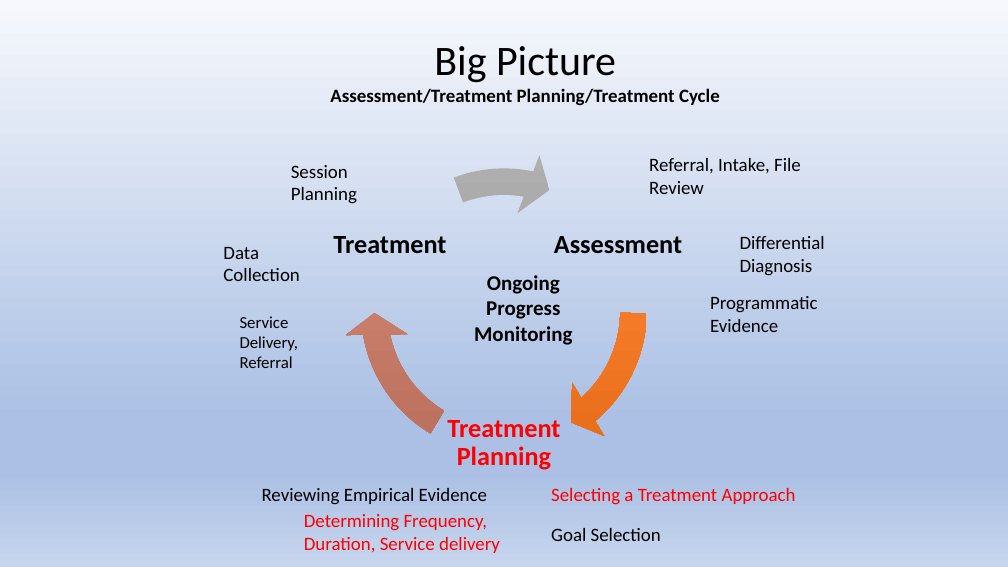
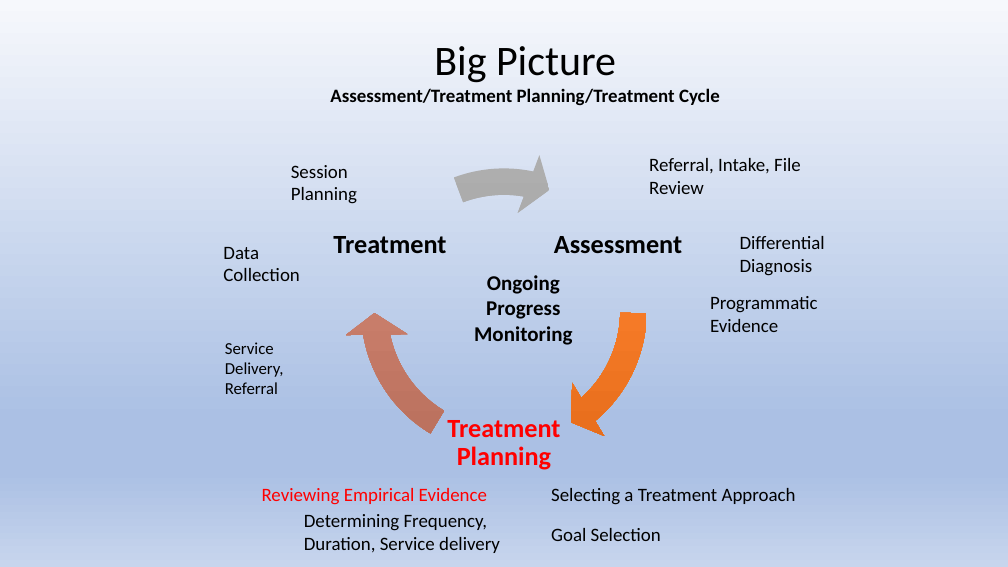
Before and after one commit to Jim-Wright90/cds431_sp22, a slide deck: slide 1 of slides/cds431_week5_1.pptx. Drawn at 1008x567 pixels with LibreOffice and Linux fonts; fonts in the diff are those of the drawing. Boxes give left, top, right and bottom in pixels: in the first picture for what was removed or moved away, otherwise in the second. Text is boxed around its words. In the diff, an @@ line names an element or a change of style, - is before the commit and + after.

```diff
--- a/slides/cds431_week5_1.pptx
+++ b/slides/cds431_week5_1.pptx
@@ text "Service Delivery, Referral": place and size @@
-text "Service Delivery, Referral" at [240, 316, 299, 368]
+text "Service Delivery, Referral" at [225, 342, 284, 394]
@@ text "Reviewing Empirical Evidence" at [262, 488, 487, 505]: text colour #000000 to #FF0000 @@
@@ text "Selecting a Treatment Approach" at [551, 488, 796, 505]: text colour #FF0000 to #000000 @@
@@ text "Determining Frequency, Duration, Service delivery" at [304, 514, 500, 553]: text colour #FF0000 to #000000 @@
```
Also in this commit, not shown: 18 slides added, 29 slides removed, 13 other files.
